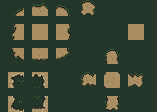
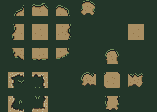
Layered file, before and after one edit (157×112). Changes by layer:
painted on "Capa 25" over left=18, top=80, right=40, bottom=104
painted on "Capa 27" over left=12, top=0, right=143, bottom=106
